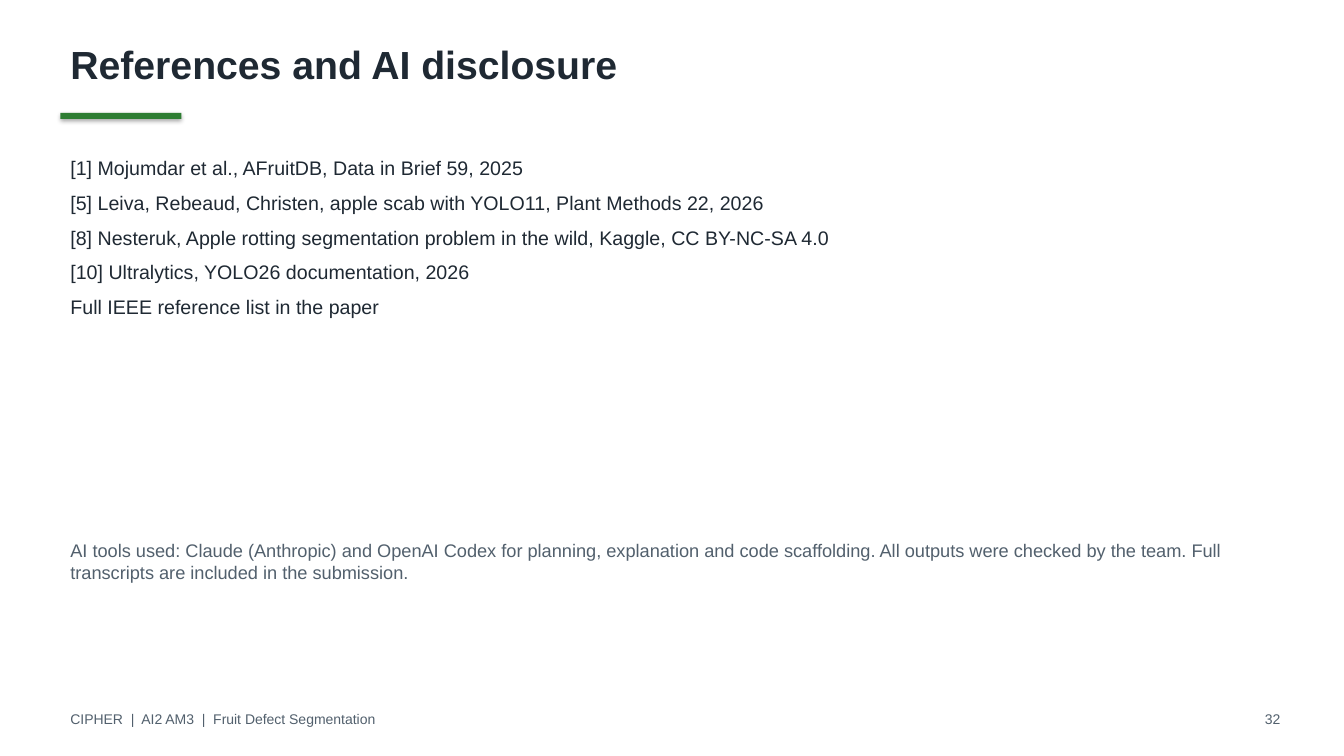
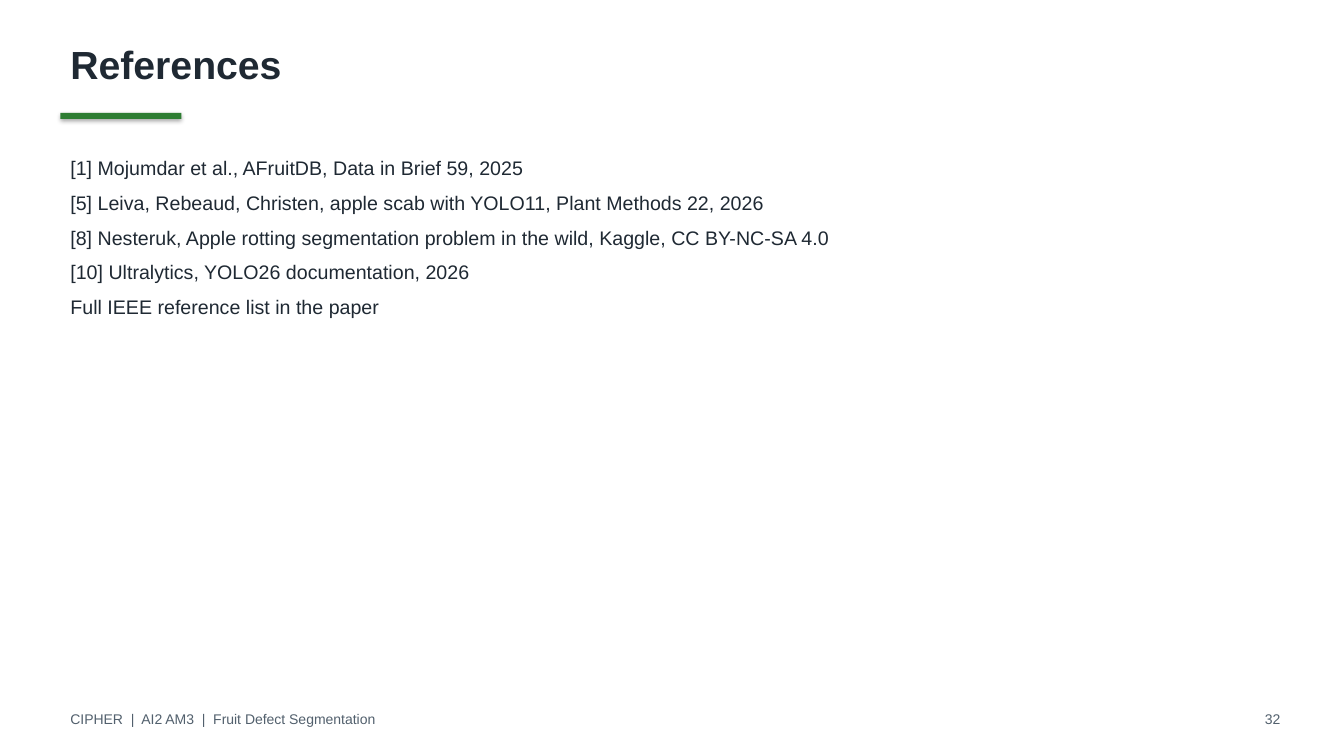
Before and after one commit to RalphKGM/ai2-computer-vision, a slide deck: slide 32 of 5_PPT_Presentation/CIPHER_AI2_Final_Defense.pptx. Drawn at 1344x756 pixels with LibreOffice and Linux fonts; fonts in the diff are those of the drawing. Boxes give left, top, right and bottom in pixels: in the first picture for what was removed or moved away, otherwise in the second. Text is boxed around its words. In the diff, an @@ line names an element or a change of style, - is before the commit and + after.

```diff
--- a/5_PPT_Presentation/CIPHER_AI2_Final_Defense.pptx
+++ b/5_PPT_Presentation/CIPHER_AI2_Final_Defense.pptx
@@ text at (70,50,281,80): text changed @@
-References and AI disclosure
+References
@@ text removed at (70,544,1221,583) @@
-AI tools used: Claude (Anthropic) and OpenAI Codex for planning, explanation and code scaffolding. All outputs were checked by the team. Full transcripts are included in the submission.
```
Also in this commit, not shown: 6 other files.
